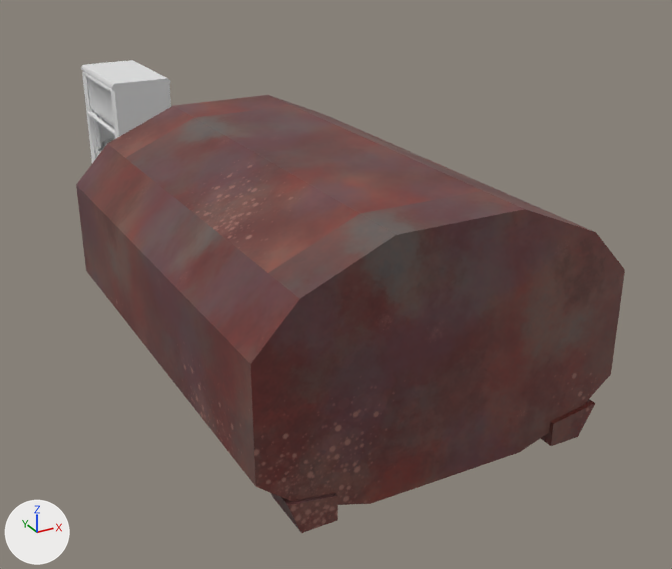
The Blender file Blender/furniture apod.blend, before and after one commit.
Camera for both pictures: a camera (50 mm lens) standing at (-6.8, -24.0, 7.6) and looking at (2.5, -7.0, -0.9). The lights are fixed; the arrows at lower left show +X, +Y and +Z. The older version comes first.
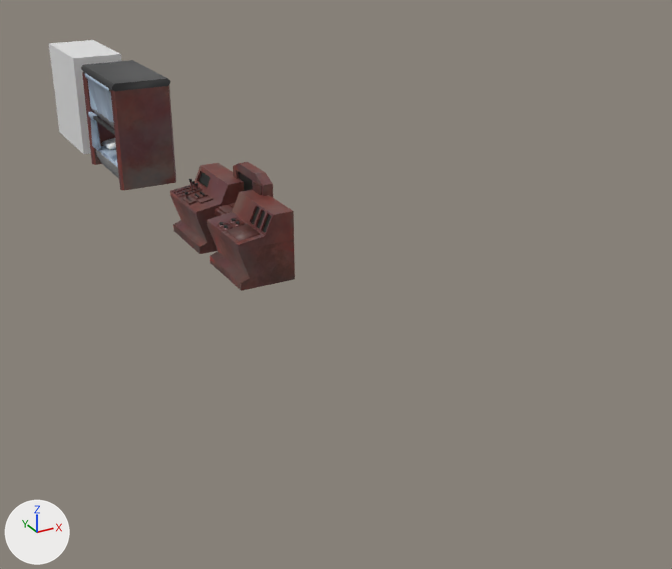
The newer file is also turned or shifted as a whole; pictures and numbers use the older file's frame.

Pixel boxes [x1, y1, x2, y2] of what changed, in the pictures (672 x 569 px):
'Cube.011', deleted (brown)
    before: [76, 95, 625, 533]
'Cube.003', added (brown)
    after: [207, 190, 295, 291]
    faces in mat_material_010 (picture img_bloody_rust_png_002): [207, 218, 295, 291]
    faces in mat_material_006 (picture img_wall_png_002): [207, 190, 294, 250]
    faces in mat_material_011 (picture img_screen_png): [219, 206, 271, 233]
'Cube.001', added
    after: [49, 40, 122, 154]
'Cube.004', added (brown)
    after: [170, 163, 244, 254]
    faces in mat_material_006 (picture img_wall_png_002): [170, 163, 244, 217]
    faces in mat_material_010 (picture img_bloody_rust_png_002): [171, 184, 218, 254]
    faces in mat_material_011 (picture img_screen_png): [174, 172, 210, 201]
'Cube.002', added (brown)
    after: [215, 162, 273, 217]
    faces in mat_material_006 (picture img_wall_png_002): [215, 162, 273, 216]
    faces in mat_material_010 (picture img_bloody_rust_png_002): [215, 181, 262, 217]
    faces in mat_material_011 (picture img_screen_png): [238, 172, 253, 191]
part 1 of me_cube_001, recoloured (white to grey)
    both: [81, 60, 170, 135]
part 2 of me_cube_001, recoloured (white to blue)
    before: [85, 73, 114, 153]
    after: [85, 73, 118, 167]
part 3 of me_cube_001, recoloured
    after: [101, 146, 117, 160]
part 4 of me_cube_001, recoloured
    both: [102, 138, 115, 146]
part 5 of me_cube_001, recoloured
    before: [91, 108, 114, 157]
    after: [91, 108, 119, 178]
part 6 of me_cube_001, recoloured (white to brown)
    before: [111, 85, 171, 139]
    after: [111, 85, 176, 191]
part 7 of me_cube_001, recoloured (white to brown)
    both: [82, 72, 115, 163]

Diff of the bpy script that builds the scene:
```diff
--- a/Blender/furniture apod.blend.py
+++ b/Blender/furniture apod.blend.py
@@ mat_material_003 @@
+mat_material_003 = principled_material('Material.003')
+mat_material_003.texture = img_metal_png_001
@@ mat_material_004 @@
+mat_material_004 = principled_material('Material.004')
+mat_material_004.texture = img_latka2_png
@@ mat_material_005 @@
+mat_material_005 = principled_material('Material.005')
+mat_material_005.texture = img_grey_cary_png
@@ mat_material @@
+mat_material = principled_material('Material')
+mat_material.texture = img_latka_png
@@ me_cube_001 @@
 me_cube_001.from_pydata(...)  # 372 vertices, 344 faces; spans x -0.78..0.78, y -1.48..1.49, z -0.32..2.49
+# me_cube_001 part 1: 26 of the faces centred in x -0.76..0.74, y -1.48..1.48, z 1.12..2.49 switch from no material to mat_material_003 (picture img_metal_png_001)
+# me_cube_001 part 2: 200 of the faces centred in x -0.77..-0.6, y -1.15..1.24, z 0.12..2.32 switch from no material to mat_material (picture img_latka_png)
+# me_cube_001 part 3: 6 of the faces centred in x 0.0..0.64, y 0.0..1.21, z 0.03..0.24 switch from no material to mat_material (picture img_latka_png)
+# me_cube_001 part 4: 30 of the faces centred in x -0.49..0.53, y 0.55..1.15, z 0.24..0.45 switch from no material to mat_material_004 (picture img_latka2_png)
+# me_cube_001 part 5: 14 of the faces centred in x -0.66..0.66, y -0.42..0.42, z -0.31..1.4 switch from no material to mat_material_005 (picture img_grey_cary_png)
+# me_cube_001 part 6: 8 of the faces centred in x -0.74..0.74, y -1.48..-1.24, z 0.99..2.3 switch from no material to mat_material_001 (picture img_wall_png_001)
+# me_cube_001 part 7: 8 of the faces centred in x -0.74..0.74, y 1.25..1.49, z 0.99..2.3 switch from no material to mat_material_001 (picture img_wall_png_001)
@@ ob_cube_011 @@
-ob_cube_011 = bpy.data.objects.new('Cube.011', me_cube_026)
@@ ob_cube_004 @@
+ob_cube_004 = bpy.data.objects.new('Cube.004', me_cube_005)  # 270 vertices, 216 faces; spans x -0.21..1.0, y -1.0..0.66, z -1.0..0.48; in mat_material_006 (picture img_wall_png_002), mat_material_010 (picture img_bloody_rust_png_002), mat_material_011 (picture img_screen_png)
+ob_cube_004.location = (-0.08, -4.96, 1.0)
@@ ob_cube_003 @@
+ob_cube_003 = bpy.data.objects.new('Cube.003', me_cube_004)  # 210 vertices, 182 faces; spans x -0.21..1.0, y -0.66..1.0, z -1.0..0.48; in mat_material_006 (picture img_wall_png_002), mat_material_010 (picture img_bloody_rust_png_002), mat_material_011 (picture img_screen_png)
+ob_cube_003.location = (-0.07, -7.54, 1.0)
@@ ob_cube_002 @@
+ob_cube_002 = bpy.data.objects.new('Cube.002', me_cube_003)  # 136 vertices, 122 faces; spans x -0.21..0.69, y -0.8..0.8, z -1.0..0.87; in mat_material_006 (picture img_wall_png_002), mat_material_010 (picture img_bloody_rust_png_002), mat_material_011 (picture img_screen_png)
+ob_cube_002.location = (0.34, -6.25, 1.0)
@@ ob_cube_001 @@
+ob_cube_001 = bpy.data.objects.new('Cube.001', me_cube)  # a box spanning x -0.71..0.69, y -1.46..1.5, z -0.02..2.81
+ob_cube_001.location = (0.34, 4.75, 0.0)
```
